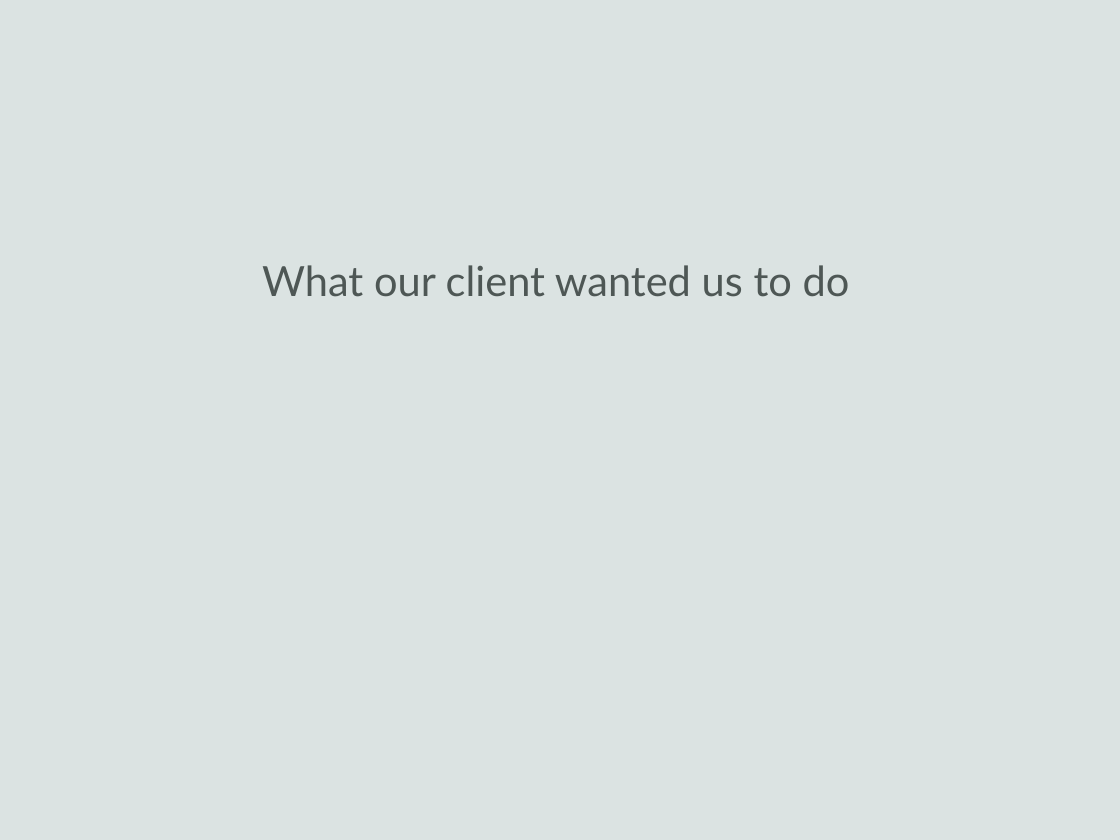
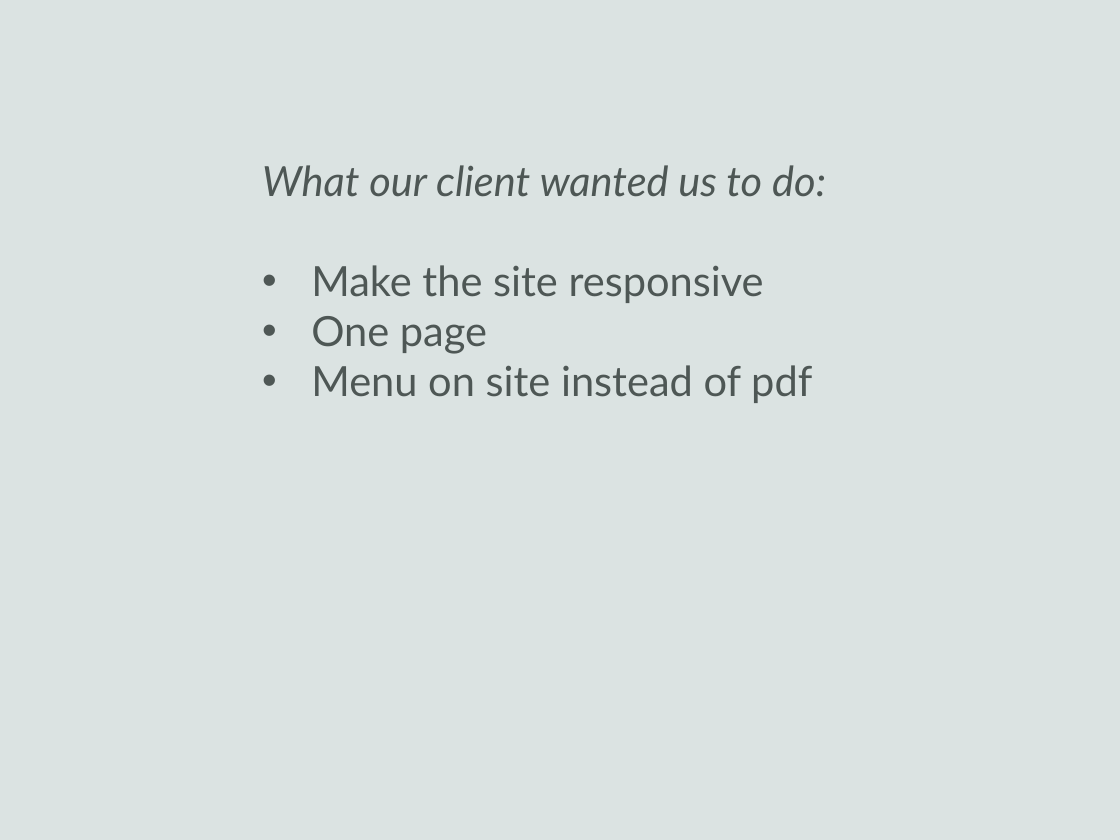
Before and after one commit to Pederytter/uglytub, a slide deck: slide 2 of præsentation/presentation_template.pptx (slide 3 before the commit). Drawn at 1120x840 pixels with LibreOffice and Linux fonts; fonts in the diff are those of the drawing; background and template pictures are left out. Boxes give left, top, right and bottom in pixels: in the first picture for what was removed or moved away, otherwise in the second. Text is boxed around its words. In the diff, an @@ line names an element or a change of style, - is before the commit and + after.

Commit message:
powerpoint

```diff
--- a/præsentation/presentation_template.pptx
+++ b/præsentation/presentation_template.pptx
@@ text at [262, 165, 826, 403]: text changed @@
-What our client wanted us to do
+What our client wanted us to do:
+• Make the site responsive
+• One page
+• Menu on site instead of pdf
```
Also in this commit, not shown: 1 slide added, 2 slides removed, 2 other files.
